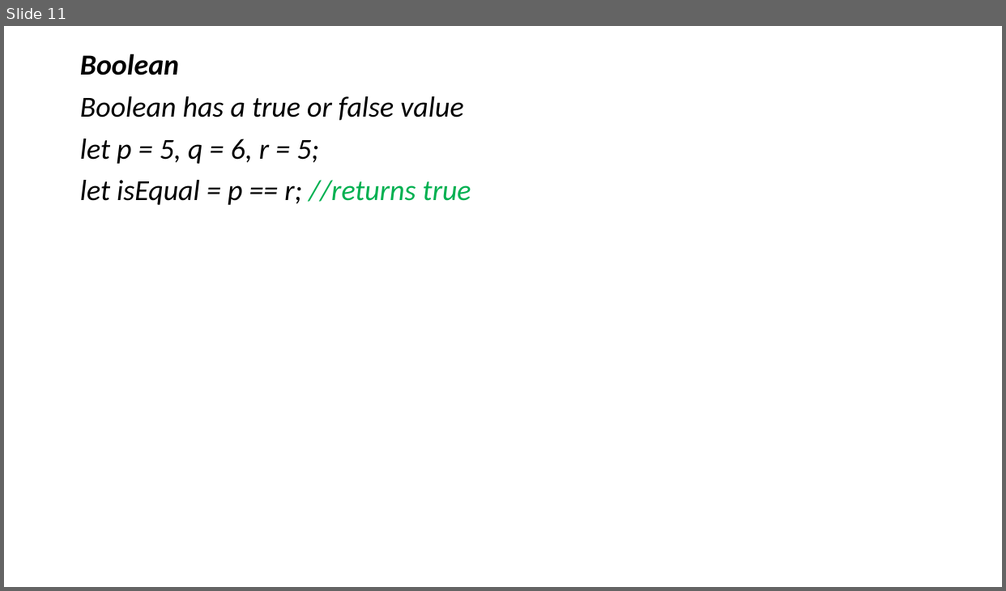
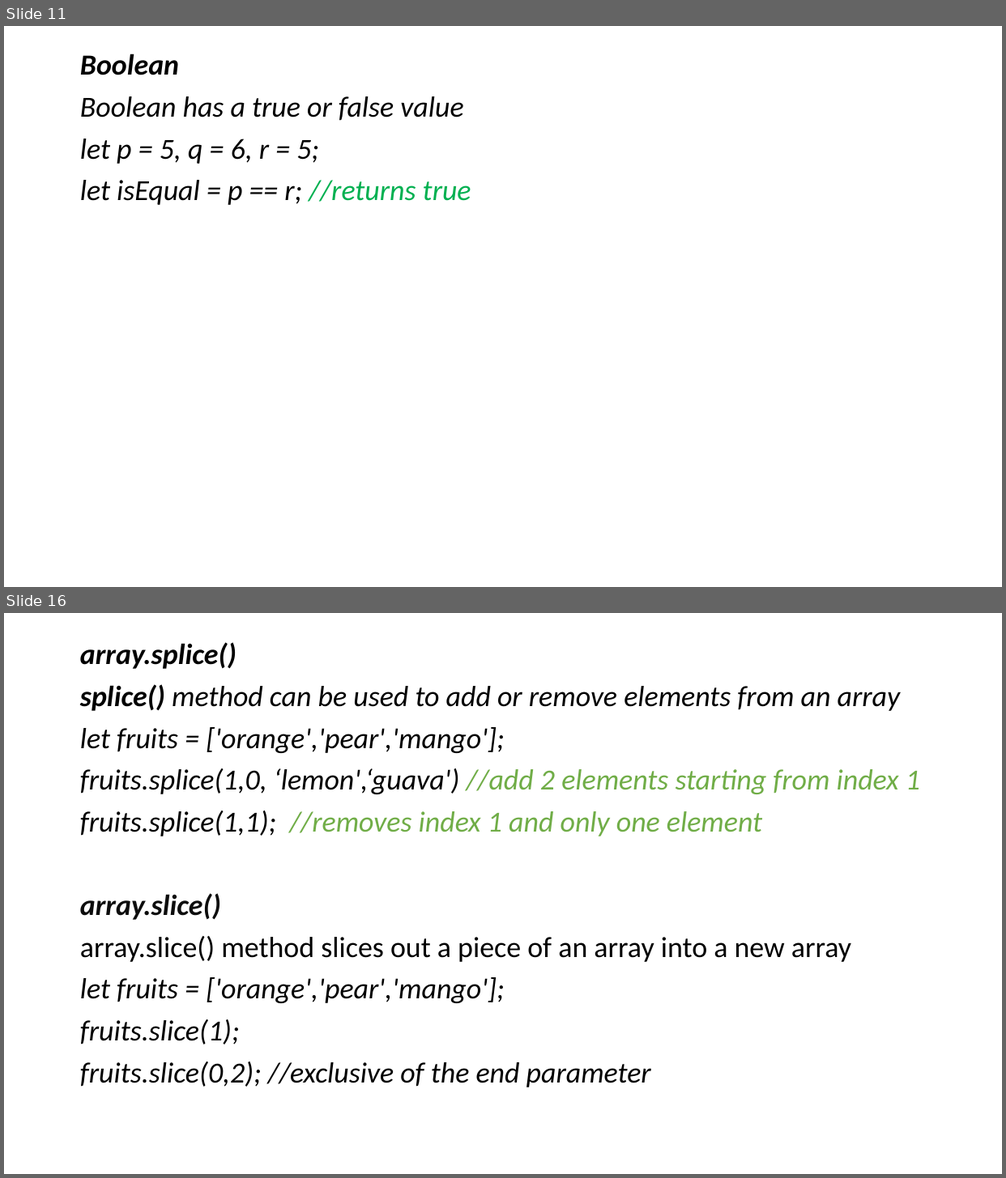
Before and after one commit to adeakinwe/AcademyFourPointZero, a slide deck: xx/lecture2/javascript/javascript.pptx. Shown one above the other, each under a label of ours: slide 11 before the commit, slides 11 and 16 after it; the slides between them are not shown. The pictures are 1006x591 and 1006x1178 pixels, drawn with LibreOffice and Linux fonts; fonts in the diff are those of the drawing. Boxes give left, top, right and bottom in pixels: in the first picture for what was removed or moved away, otherwise in the second. Text is boxed around its words. In the diff, an @@ line names an element or a change of style, - is before the commit and + after.

Commit message:
array

```diff
--- a/xx/lecture2/javascript/javascript.pptx
+++ b/xx/lecture2/javascript/javascript.pptx
@@ slide 16 added at box(4, 613, 1002, 1174), background #FFFFFF @@
@@ text added at box(80, 642, 920, 1088), 28 pt, text #000000, italic @@
+array.splice()
+splice() method can be used to add or remove elements from an array
+let fruits = ['orange','pear','mango'];
+fruits.splice(1,0, ‘lemon',‘guava') //add 2 elements starting from index 1
+fruits.splice(1,1); //removes index 1 and only one element
+array.slice()
+array.slice() method slices out a piece of an array into a new array
+let fruits = ['orange','pear','mango'];
+fruits.slice(1);
+fruits.slice(0,2); //exclusive of the end parameter
```
Also in this commit, not shown: 4 other slides added, 2 other files.
